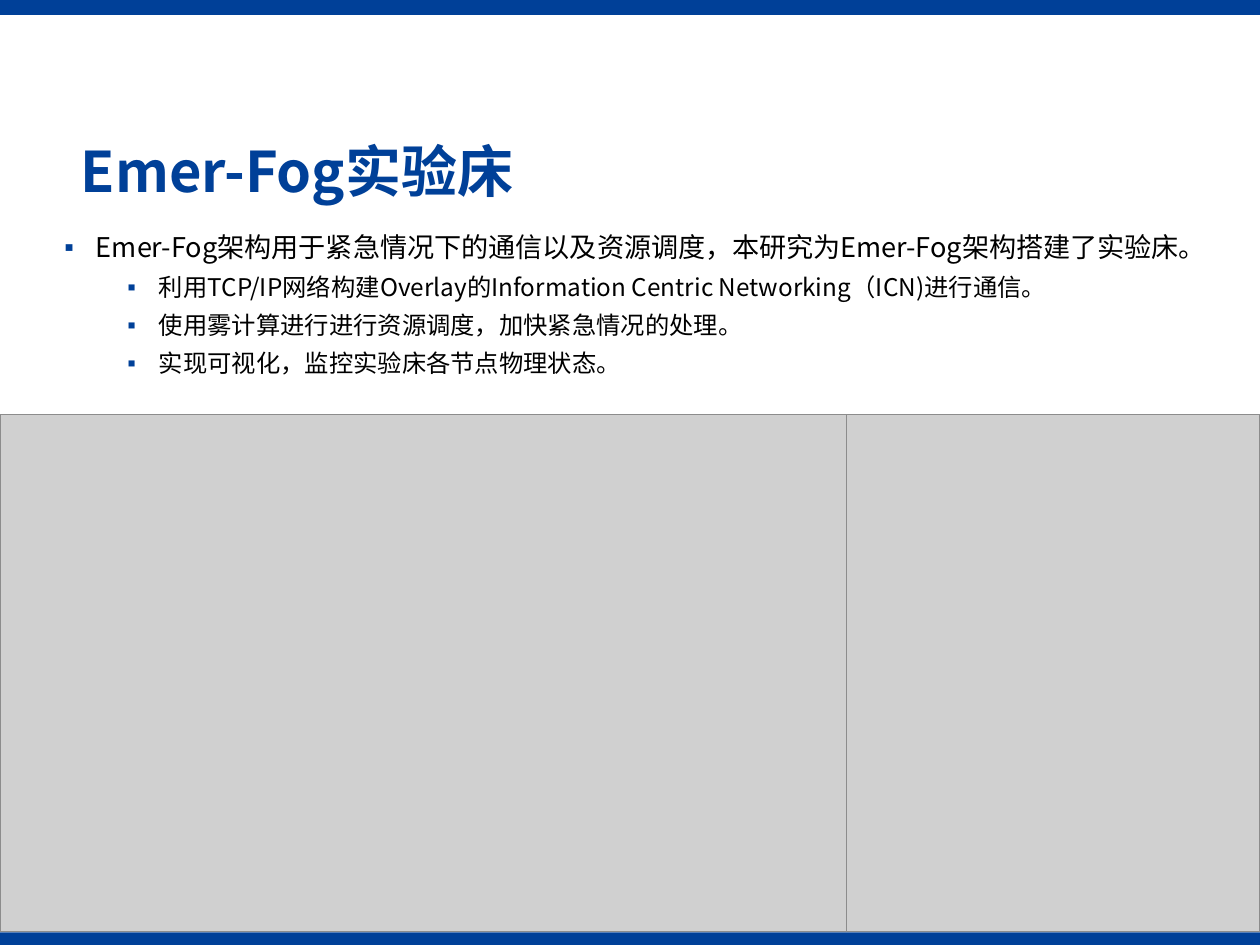
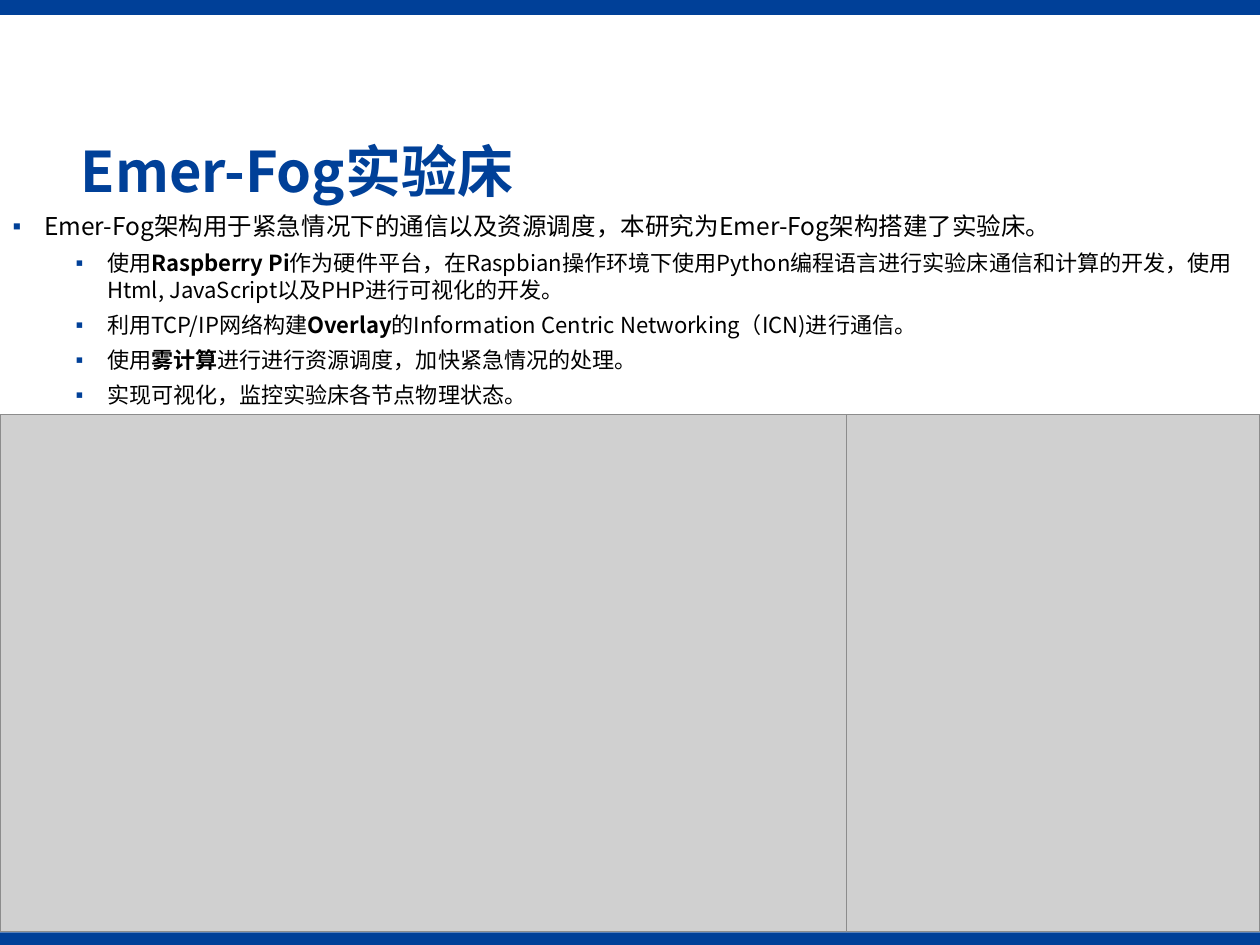
Before and after one commit to qiaolunzhang/emer-fog, a slide deck: slide 1 of pictures/Emer-Fog实验床.pptx. Drawn at 1260x945 pixels with LibreOffice and Linux fonts; fonts in the diff are those of the drawing; grey boxes stand for pictures; background and template pictures are left out. Boxes give left, top, right and bottom in pixels: in the first picture for what was removed or moved away, otherwise in the second. Text is boxed around its words. In the diff, an @@ line names an element or a change of style, - is before the commit and + after.

Commit message:
update ppt

```diff
--- a/pictures/Emer-Fog实验床.pptx
+++ b/pictures/Emer-Fog实验床.pptx
@@ text "Emer-Fog架构用于紧急情况下的通信以及资源调度，本研究为Emer-Fog架构搭建了实验床。": place and size @@
-text "Emer-Fog架构用于紧急情况下的通信以及资源调度，本研究为Emer-Fog架构搭建了实验床。" at [96, 234, 1206, 375]
+text "Emer-Fog架构用于紧急情况下的通信以及资源调度，本研究为Emer-Fog架构搭建了实验床。" at [44, 214, 1231, 405]
@@ text at [44, 214, 1050, 405]: size 15.5 to 14 pt in "Emer-Fog架构用于紧急情况下的通信以及资源调度，本研究为Emer-Fog架构搭建了实验床。"; size 13.9 to 12.6 pt in "利用TCP/IP网络构建Overlay的Information Centric Networking（ICN)进行通信。", "使用雾计算进行进行资源调度，加快紧急情况的处理。", "实现可视化，监控实验床各节点物理状态。"; bold on in "利用TCP/IP网络构建Overlay的Information", "使用雾计算进行进行资源调度，加快紧急情况的处理。" @@
@@ text at [107, 252, 1231, 303]: paragraph added @@
+  ▪ 使用Raspberry Pi作为硬件平台，在Raspbian操作环境下使用Python编程语言进行实验床通信和计算的开发，使用 Html, JavaScript以及PHP进行可视化的开发。
```
